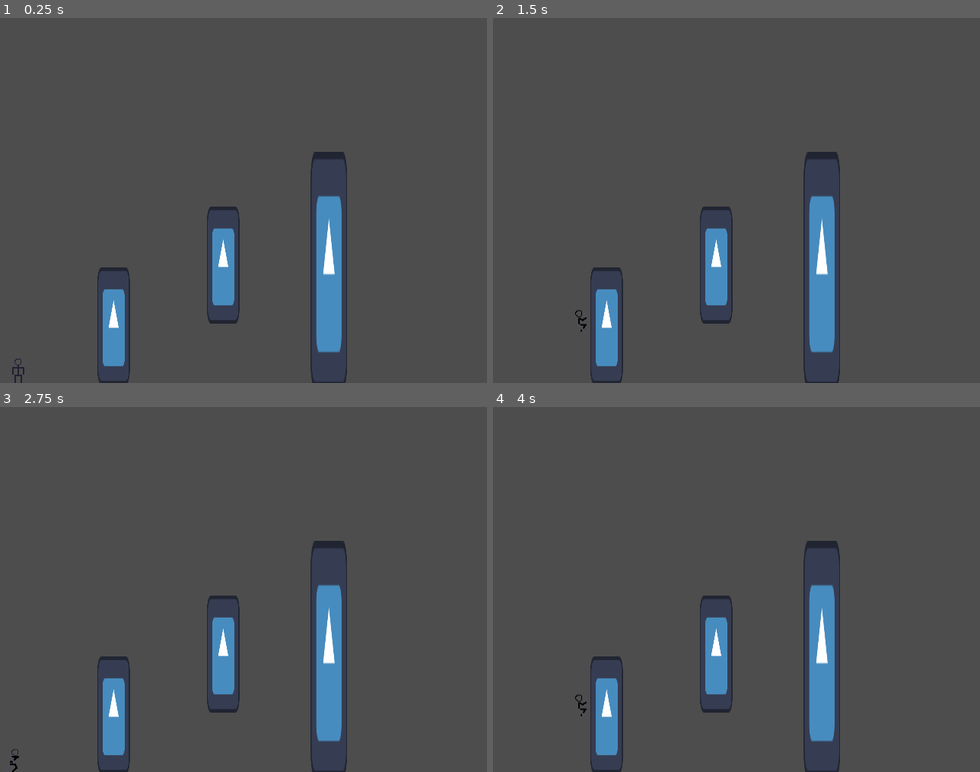
Above: before the commit, frames 1-4 (two rows, left to right).
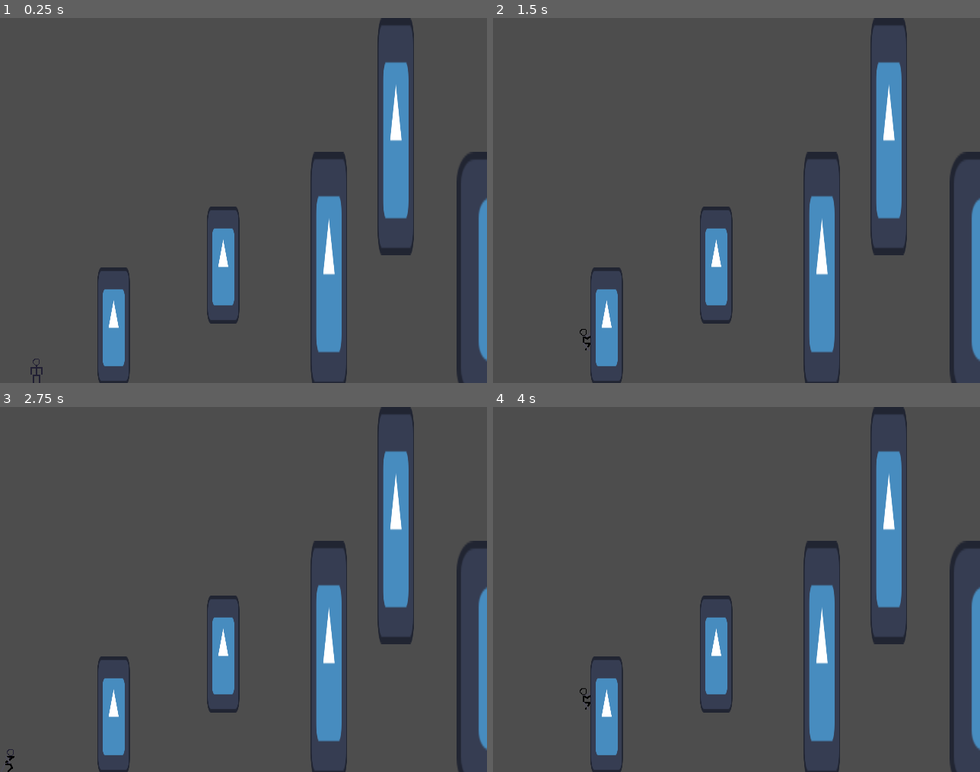
Above: after the commit, the same moments.

Repository: Agent4580/the-only-way-in-career-is-UP
Game: Godot game, scene res://scenes/easy_difficult.tscn
The game is run twice, just before and just after one commit, with the same random seed, the same clock (stepped at 60 frames per second) and the same inputs. The project has no main scene, so this scene is started directly. The engine's default icon, where the game draws it, is replaced by a stand-in: a white triangle on a blue panel in a dark square.
Inputs:
- Up to frame 1 (0.25 s): no input
- Up to frame 2 (1.5 s): tap Enter (ui_accept) at 0.5 s; hold D (move_right) from 0.53 s (still down); tap Shift (run) at 0.6, 1.35 s; tap Space (jump) at 0.77 s
- Up to frame 3 (2.75 s): tap Space (jump) at 1.52 s; tap Enter (ui_accept) at 2 s; release D (move_right) at 2.03 s; hold A (move_left) from 2.03 s (still down); tap Shift (run) at 2.1 s
- Up to frame 4 (4 s): release A (move_left) at 2.78 s; hold D (move_right) from 2.78 s (still down); tap Shift (run) at 2.85, 3.6 s; tap Space (jump) at 3.02, 3.77 s

The runs differ from the first frame. In frame 1, 4.4% of the frame differs, in the area x 2-100%, y 0-100%; in frame 2, 4.4%; in frame 3, 4.4%; in frame 4, 4.4%.

Commit message:
Добавление незначительный деталей

Diff:
--- a/scenes/easy_difficult.tscn
+++ b/scenes/easy_difficult.tscn
@@ -9,10 +9,19 @@
 [sub_resource type="RectangleShape2D" id="RectangleShape2D_ynrm1"]
 size = Vector2(32, 32)
 
+[sub_resource type="RectangleShape2D" id="RectangleShape2D_ym1nb"]
+size = Vector2(32, 160)
+
 [node name="easy_difficult" type="Node2D" unique_id=349146604]
 
+[node name="Hero_camera" type="Camera2D" parent="." unique_id=140609437]
+limit_left = 0
+limit_top = 0
+limit_right = 10000007
+limit_bottom = 485
+
 [node name="Hero" parent="." unique_id=570765270 instance=ExtResource("1_wm3tr")]
-position = Vector2(8, 448)
+position = Vector2(32, 448)
 
 [node name="floor" type="StaticBody2D" parent="." unique_id=728963183]
 position = Vector2(0, 480)
@@ -82,3 +91,41 @@
 [node name="CollisionShape2D" type="CollisionShape2D" parent="block3" unique_id=1082600812]
 position = Vector2(16, 16)
 shape = SubResource("RectangleShape2D_ynrm1")
+
+[node name="block4" type="StaticBody2D" parent="." unique_id=1010408974]
+position = Vector2(496, 0)
+scale = Vector2(1.5149521, 9.751992)
+metadata/_edit_group_ = true
+
+[node name="Sprite2D" type="Sprite2D" parent="block4" unique_id=1598092646]
+scale = Vector2(0.25, 0.25)
+texture = ExtResource("2_m4xhx")
+centered = false
+
+[node name="CollisionShape2D" type="CollisionShape2D" parent="block4" unique_id=2042765602]
+position = Vector2(16, 16)
+shape = SubResource("RectangleShape2D_ynrm1")
+
+[node name="block5" type="StaticBody2D" parent="." unique_id=1903496232]
+position = Vector2(600, 176)
+scale = Vector2(5.8092036, 10.188093)
+metadata/_edit_group_ = true
+
+[node name="Sprite2D" type="Sprite2D" parent="block5" unique_id=394211688]
+scale = Vector2(0.25, 0.25)
+texture = ExtResource("2_m4xhx")
+centered = false
+
+[node name="CollisionShape2D" type="CollisionShape2D" parent="block5" unique_id=1923304314]
+position = Vector2(16, 16)
+shape = SubResource("RectangleShape2D_ynrm1")
+
+[node name="camoveright" type="Area2D" parent="." unique_id=1424098963]
+position = Vector2(648, 16)
+monitorable = false
+priority = 1
+metadata/_edit_group_ = true
+
+[node name="CollisionShape2D" type="CollisionShape2D" parent="camoveright" unique_id=205601275]
+position = Vector2(16, 80)
+shape = SubResource("RectangleShape2D_ym1nb")
--- a/scenes/hero.tscn
+++ b/scenes/hero.tscn
@@ -221,8 +221,8 @@
 "speed": 10.0
 }]
 
-[sub_resource type="RectangleShape2D" id="RectangleShape2D_yvbpl"]
-size = Vector2(32, 32)
+[sub_resource type="CapsuleShape2D" id="CapsuleShape2D_06baw"]
+height = 32.0
 
 [node name="Hero" type="CharacterBody2D" unique_id=570765270]
 floor_block_on_wall = false
@@ -239,11 +239,10 @@
 
 [node name="AnimatedSprite2D" type="AnimatedSprite2D" parent="." unique_id=1830164032]
 sprite_frames = SubResource("SpriteFrames_48qaf")
-animation = &"climb"
+animation = &"idle"
 autoplay = "idle"
-frame_progress = 0.67150515
 centered = false
 
 [node name="CollisionShape2D" type="CollisionShape2D" parent="." unique_id=1202082536]
 position = Vector2(16, 16)
-shape = SubResource("RectangleShape2D_yvbpl")
+shape = SubResource("CapsuleShape2D_06baw")
